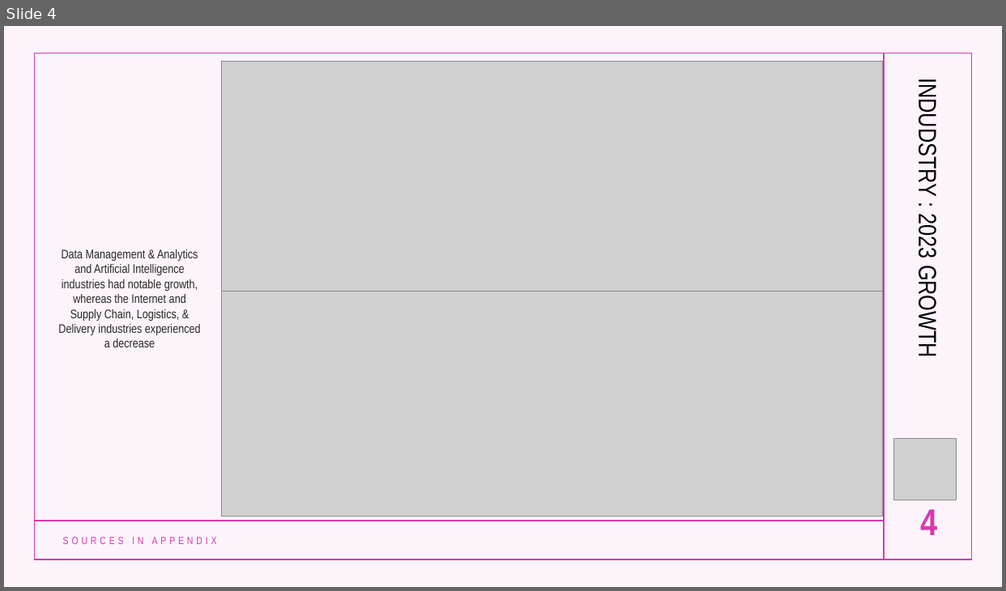
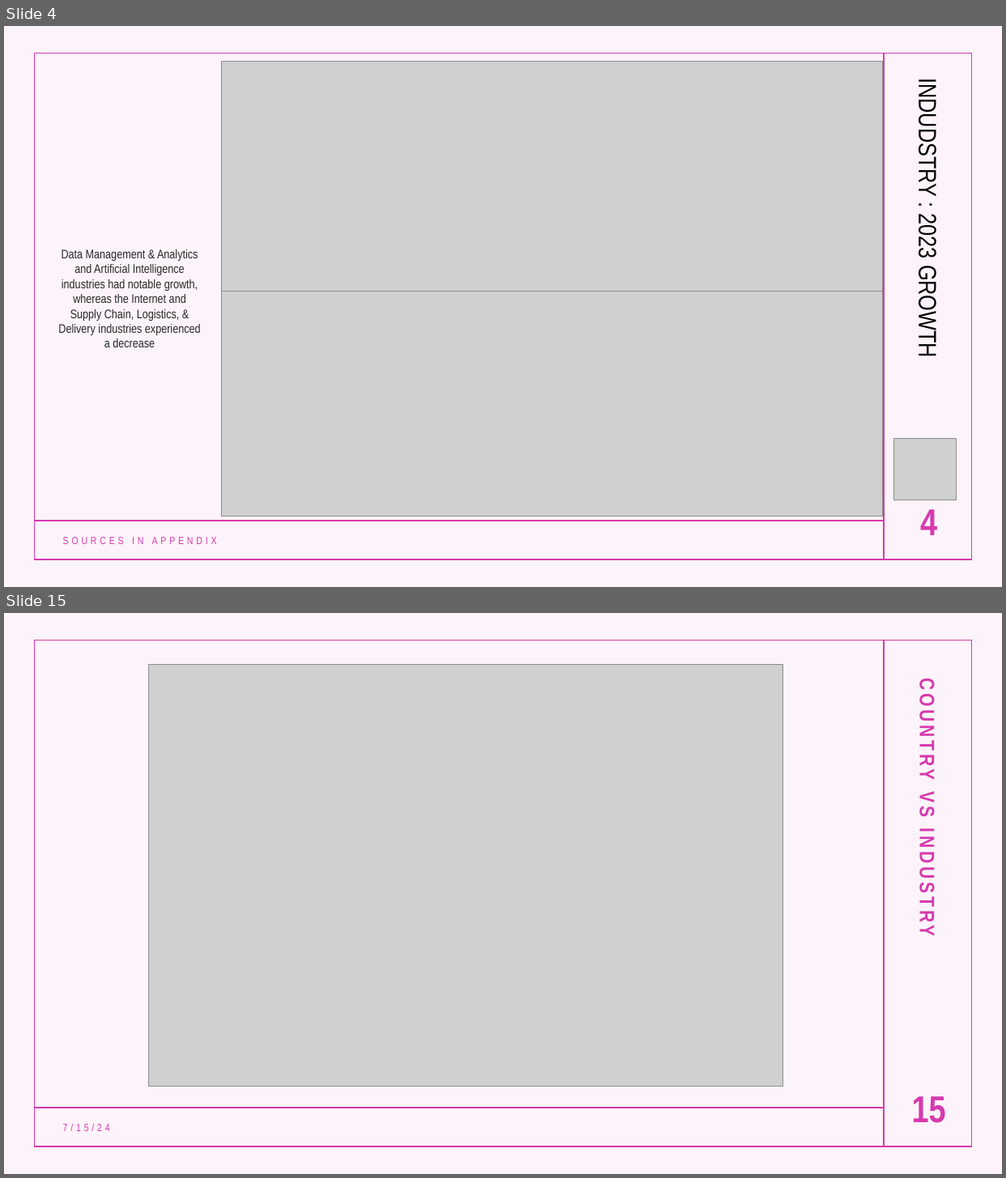
Before and after one commit to lanahuyen/Group_Project_1, a slide deck: Presentation/Presentation_Group 7.pptx. Shown one above the other, each under a label of ours: slide 4 before the commit, slides 4 and 15 after it; the slides between them are not shown. The pictures are 1006x591 and 1006x1178 pixels, drawn with LibreOffice and Linux fonts; fonts in the diff are those of the drawing; grey boxes stand for pictures. Boxes give left, top, right and bottom in pixels: in the first picture for what was removed or moved away, otherwise in the second. Text is boxed around its words. In the diff, an @@ line names an element or a change of style, - is before the commit and + after.

```diff
--- a/Presentation/Presentation_Group 7.pptx
+++ b/Presentation/Presentation_Group 7.pptx
@@ slide 15 added at <box>4,613,1002,1174</box>, background #FFFFFF; not listed: 4 template elements that a slide beside it also shows @@
@@ picture added at <box>148,664,782,1087</box> @@
@@ text added at <box>915,688,939,934</box>, 20 pt, text #D739AE, bold @@
+COUNTRY VS INDUSTRY
@@ page number added at <box>912,1097,946,1123</box>, 36 pt, text #D739AE, bold @@
+15
@@ text added at <box>63,1124,110,1131</box>, 10 pt, text #D739AE @@
+7/15/24
```
Also in this commit, not shown: 1 slide changed, 11 other slides added, 3 other files.
